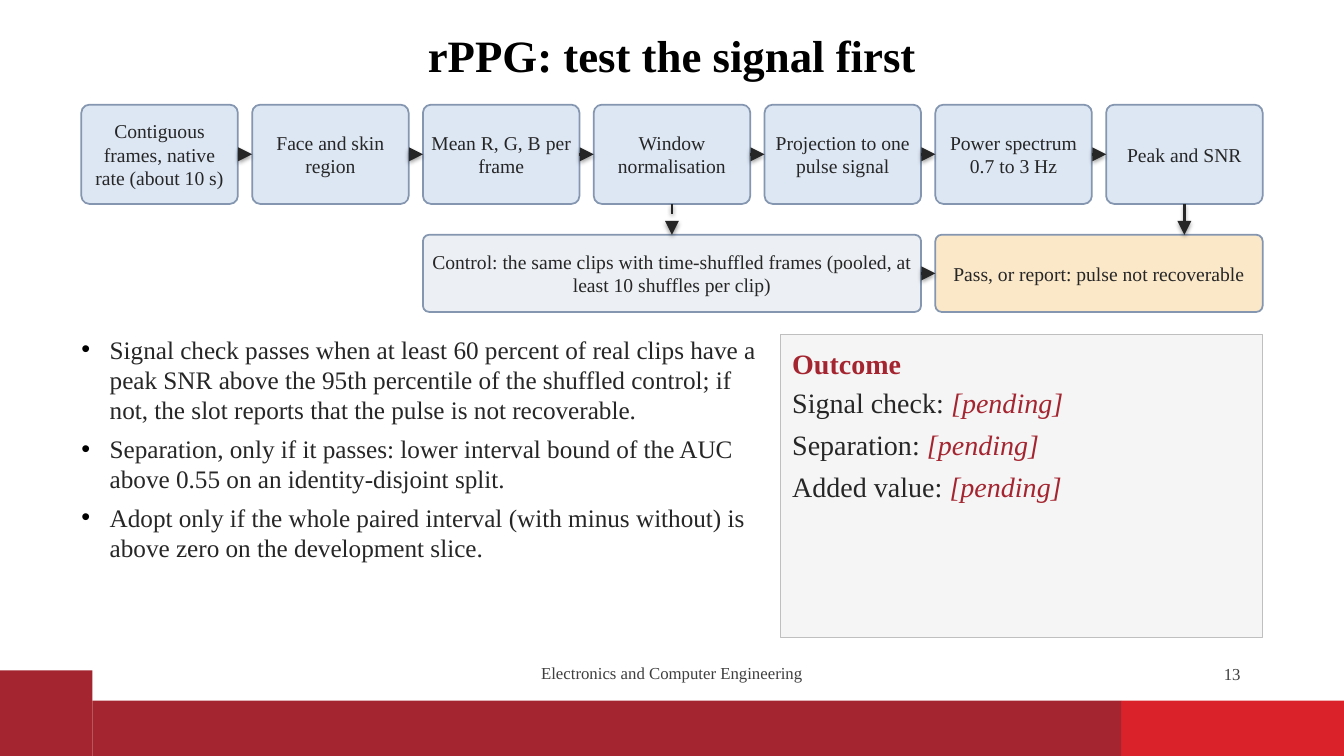
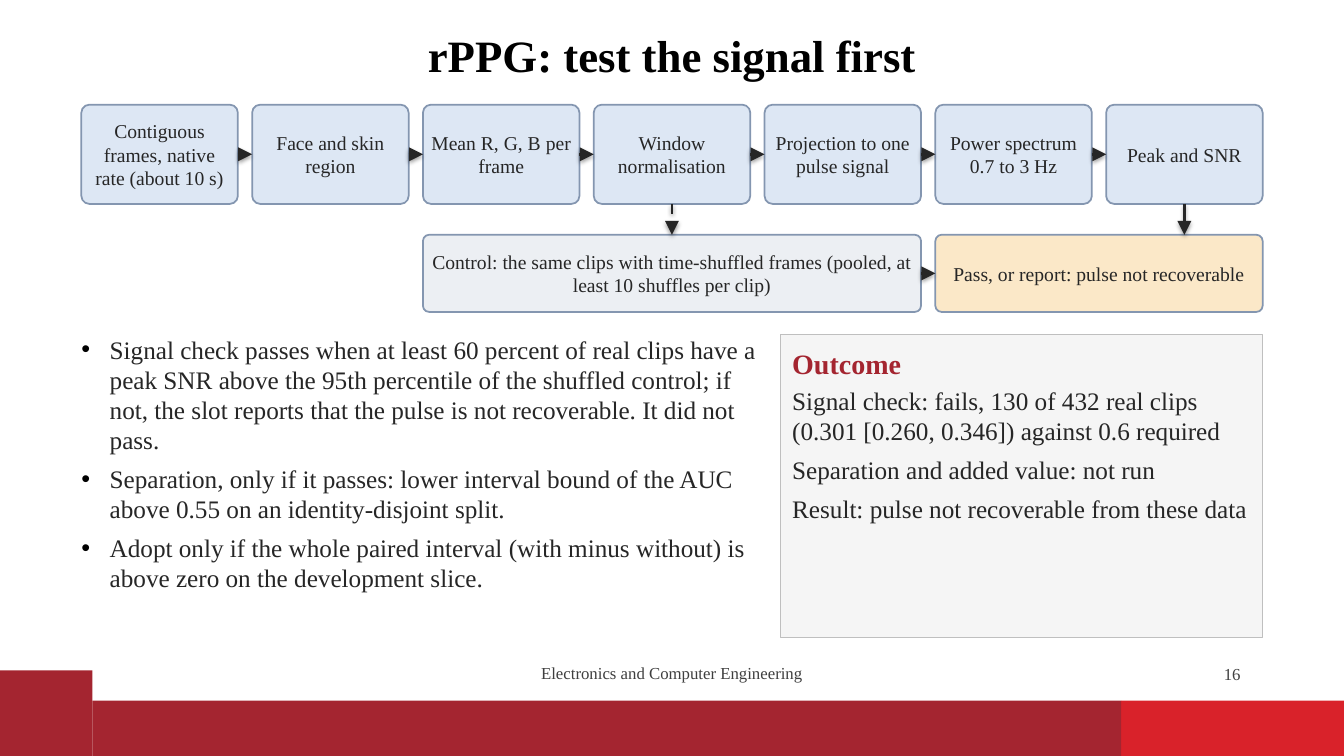
Before and after one commit to vaibhavshiroorkar/deepfake-detection, a slide deck: slide 16 of slides/DeepFake_Detection_Presentation.pptx (slide 13 before the commit). Drawn at 1344x756 pixels with LibreOffice and Linux fonts; fonts in the diff are those of the drawing; background and template pictures are left out. Boxes give left, top, right and bottom in pixels: in the first picture for what was removed or moved away, otherwise in the second. Text is boxed around its words. In the diff, an @@ line names an element or a change of style, - is before the commit and + after.

```diff
--- a/slides/DeepFake_Detection_Presentation.pptx
+++ b/slides/DeepFake_Detection_Presentation.pptx
@@ text at box(110, 341, 755, 455): text changed @@
-• Signal check passes when at least 60 percent of real clips have a peak SNR above the 95th percentile of the shuffled control; if not, the slot reports that the pulse is not recoverable.
+• Signal check passes when at least 60 percent of real clips have a peak SNR above the 95th percentile of the shuffled control; if not, the slot reports that the pulse is not recoverable. It did not pass.
@@ text in rectangle at box(792, 392, 1247, 524): text changed; size 20 to 18 pt @@
-Signal check: [pending]
-Separation: [pending]
-Added value: [pending]
+Signal check: fails, 130 of 432 real clips (0.301 [0.260, 0.346]) against 0.6 required
+Separation and added value: not run
+Result: pulse not recoverable from these data
@@ page number at box(1224, 669, 1241, 680): text changed @@
-13
+16
```
Also in this commit, not shown: 5 other slides changed, 6 slides added, 1 slide removed, 28 other files.
